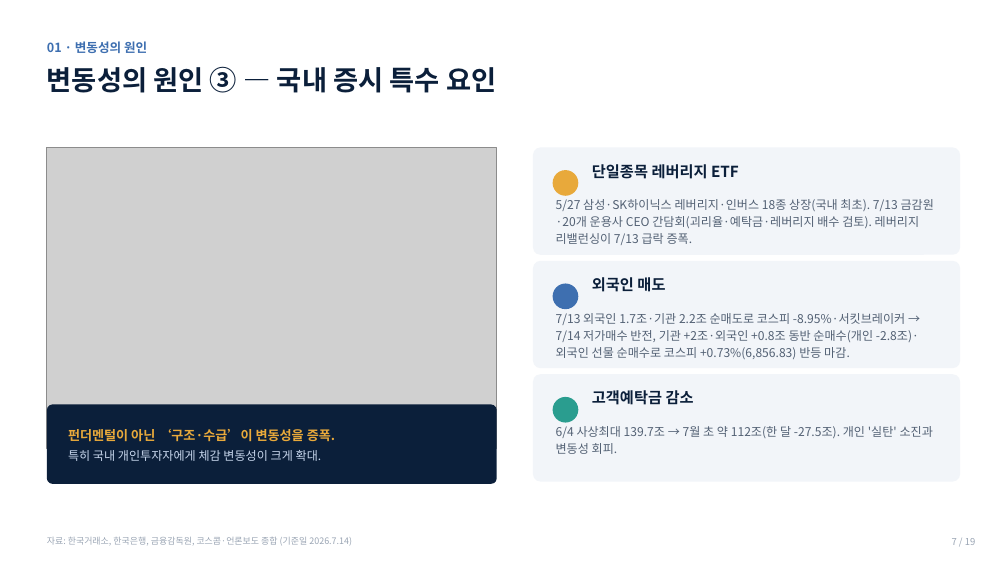
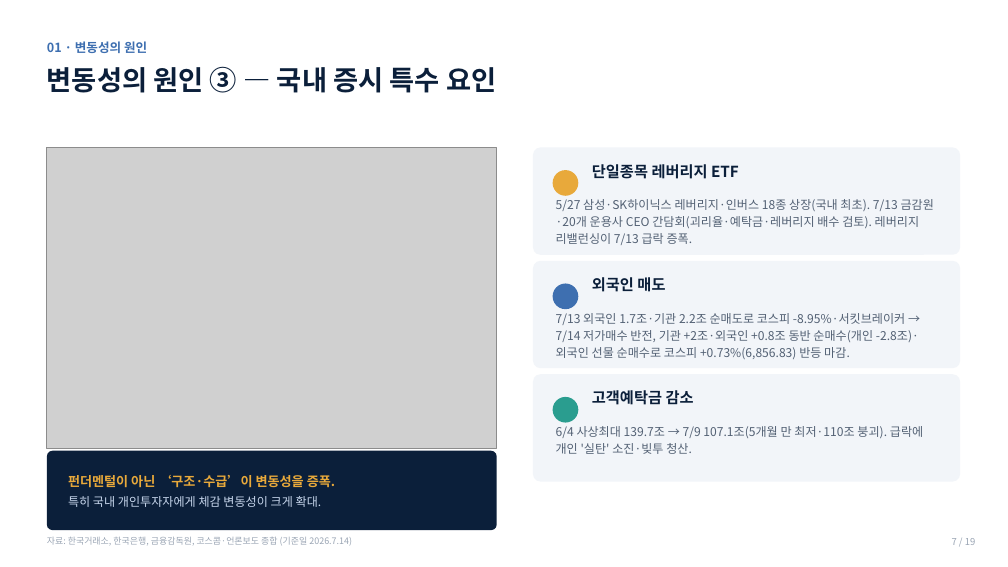
Before and after one commit to hanaroline/work_1, a slide deck: slide 7 of 반도체_고객세미나_2026.7.14.pptx. Drawn at 1008x567 pixels with LibreOffice and Linux fonts; fonts in the diff are those of the drawing; grey boxes stand for pictures. Boxes give left, top, right and bottom in pixels: in the first picture for what was removed or moved away, otherwise in the second. Text is boxed around its words. In the diff, an @@ line names an element or a change of style, - is before the commit and + after.

```diff
--- a/반도체_고객세미나_2026.7.14.pptx
+++ b/반도체_고객세미나_2026.7.14.pptx
@@ text at (556, 426, 923, 454): text changed @@
-6/4 사상최대 139.7조 → 7월 초 약 112조(한 달 -27.5조). 개인 '실탄' 소진과 변동성 회피.
+6/4 사상최대 139.7조 → 7/9 107.1조(5개월 만 최저·110조 붕괴). 급락에 개인 '실탄' 소진·빚투 청산.
@@ rounded rectangle: place and size @@
-rounded rectangle at (47, 405, 497, 484)
+rounded rectangle at (47, 451, 497, 530)
@@ text "펀더멘털이 아닌 ‘구조·수급’이 변동성을 증폭.": place and size @@
-text "펀더멘털이 아닌 ‘구조·수급’이 변동성을 증폭." at (68, 429, 335, 461)
+text "펀더멘털이 아닌 ‘구조·수급’이 변동성을 증폭." at (68, 475, 335, 507)
```
Also in this commit, not shown: 4 other slides changed.
